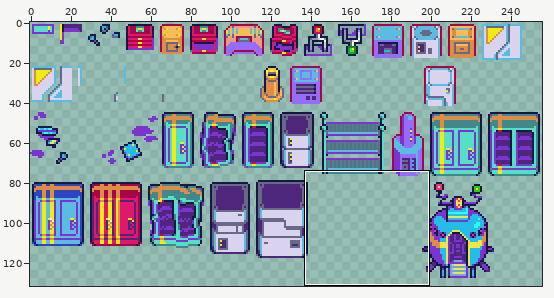
File history of a sprite sheet, Assets/Art Assets/Props/sheet_props.png. The first picture is a wide view before the edit; the outline marks the close-up.
Close-up. The starting point:
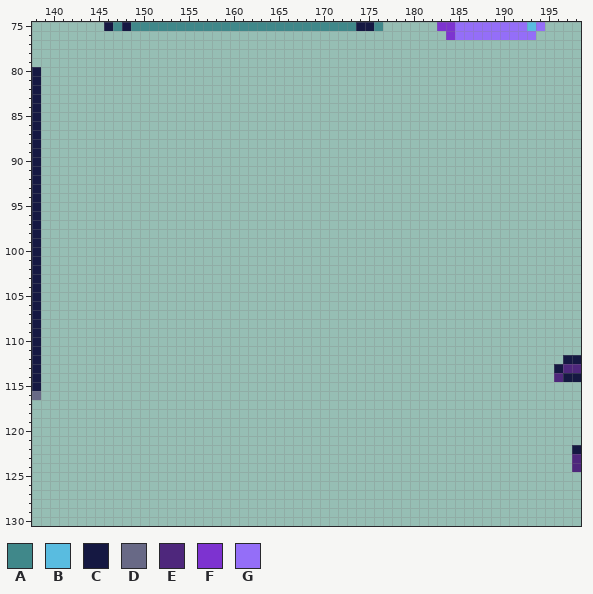
The file is 256x256 pixels. Colours within 5 levels of each other are drawn and written as one. Shown: x 138..198, y 75..130. The old version is drawn lined up with the new one. The wide view leaves out empty margins. The commit also changed other parts of the picture, which this record leaves out.
Palette (. is transparent): A #40888a  B #59bce0  C #151842  D #686986  E #4e277c  F #7d33d0  G #946ef8
Pixels before (only the part around the change), first column x 138:
 75 ........CACAAAAAAAAAAAAAAAAAAAAAAAAACCA......FFGGGGGGGGBG....
 76 ..............................................FGGGGGGGGG.....
 77 .............................................................
 78 .............................................................
 79 .............................................................
 80 C............................................................
 81 C............................................................
 82 C............................................................
 83 C............................................................
 84 C............................................................
 85 C............................................................
 86 C............................................................
 87 C............................................................
 88 C............................................................
 89 C............................................................
 90 C............................................................
 91 C............................................................
 92 C............................................................
 93 C............................................................
 94 C............................................................
 95 C............................................................
 96 C............................................................
 97 C............................................................
 98 C............................................................
 99 C............................................................
100 C............................................................
101 C............................................................
102 C............................................................
103 C............................................................
104 C............................................................
105 C............................................................
106 C............................................................
107 C............................................................
108 C............................................................
109 C............................................................
110 C............................................................
111 C............................................................
112 C..........................................................CC
113 C.........................................................CEE
114 C.........................................................ECC
115 C............................................................
116 D............................................................
117 .............................................................
118 .............................................................
119 .............................................................
120 .............................................................
121 .............................................................
122 ............................................................C
123 ............................................................E
124 ............................................................E
125 .............................................................
126 .............................................................
127 .............................................................
128 .............................................................
129 .............................................................
130 .............................................................
The result:
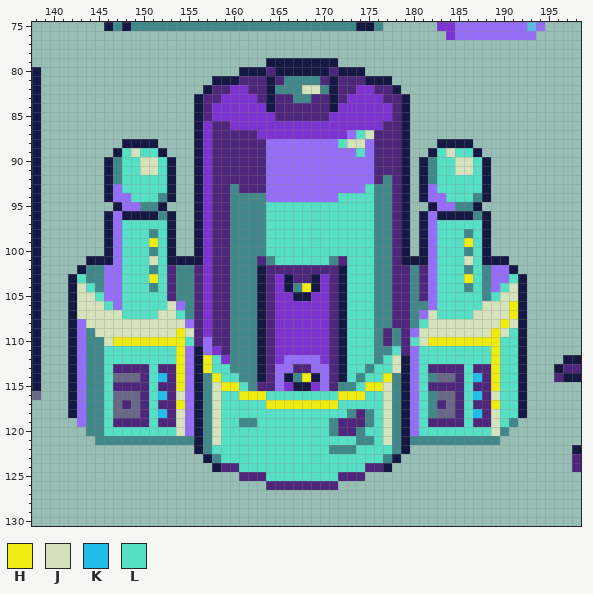
Colours new in this view: H #efec12  J #d4e3bb  K #23bde8  L #55e0c6
Edits made:
drawings rearranged on the sheet (the old picture shows each at its new place)
Changed rows in their new state; - is an unchanged pixel.
first column x 142:
 79 ----------------------CCCCCCCC---------------------
 80 -------------------CCCECCCCCCECCC------------------
 81 ----------------CCCEEECEAAAAECEEECCC---------------
 82 ---------------CEEFFEECAAAJJACEEFFEEC--------------
 83 --------------CEEFFFFECEEAAEECEFFFFEEC-------------
 84 --------------CEFFFFFFCEEEEEECFFFFFFEC-------------
 85 --------------CEFFFFFFFEEEEEEFFFFFFFEC-------------
 86 --------------CFEEFFFFFFFFFFFFFFFFFEEC-------------
 87 --------------CFEEEEEFFFFFFFFFFGLJEEEC-------------
 88 ------CCCC----CFEEEEEEGGGGGGGGLJJGEEEC---CCCC------
 89 -----CLJLLC---CFEEEEEEGGGGGGGGGGLGEEEC--CLJLLC-----
 90 ----CALLJJLC--CFEEEEEEGGGGGGGGGGGGEEEC-CALLJJLC----
 91 ----CALLJJLC--CFEEEEEEGGGGGGGGGGGGEEEC-CALLJJLC----
 92 ----CALLLLLC--CFEEEEEEGGGGGGGGGGGGEAEC-CALLLLLC----
 93 ----CGLLLLLC--CFEEAEEEGGGGGGGGGGGLAAEC-CGLLLLLC----
 94 ----CGGLLLAC--CFEEAAAAGGGGGGGGLLLLAAEC-CGGLLLAC----
 95 -----CGGAAC---CFEEAAAALLLLLLLLLLLLAAEC--CGGAAC-----
 96 ----CGCCCCAC--CFEEAAAALLLLLLLLLLLLAAEC-CGCCCCAC----
 97 ----CGLLLLLC--CFEEAAAALLLLLLLLLLLLAAEC-CGLLLLLC----
 98 ----CGLLLALC--CFEEAAAALLLLLLLLLLLLAAEC-CGLLLALC----
 99 ----CGLLLHLC--CFEEAAAALLLLLLLLLLLLAAEC-CGLLLHLC----
100 ----CGLLLALC--CFEEAAAALLLLLLLLLLLLAAEC-CGLLLALC----
101 --CCCGLLLJLCCCCFEEAAAEALLLLLLAELLLAAECCCGLLLJLCCC--
102 -CAAGGLLLALEAAEFEEAAACEEEEEEEECLLLAAEEAEGLLLALAGGC-
103 CLAAGGLLLHLEAAEFEEAAACEFCEECFECLLLAAEEAEGLLLHLAGGLC
104 CJLAGGLLLALEAAEFEEAAACEFCAHCFECLLLAAEEAEGLLLALAGLJC
105 CJJLGGLLLLLEAAEFEEAAACEFFCCFFECLLLAAEEAEGLLLLLALJJC
106 CJJJLGLLLLLJGAEFEEAAACEFFFFFFECLLLAAEEAAGLLLLLJJJHC
107 CJJJJJLLLLJJLAEFEEAAACEFFFFFFECLLLAAEEAGJLLLLJJJJHC
108 CGJJJJJJJJJJJGEFEEAAACEFFFFFFECLLLAAEEALJJJJJJJJHJC
109 CGAJJJJJJJJJHJEFEEAAACEFFFFFFECLLLAEAEGJJJJJJJJHJLC
110 CGAAJHHHHHHHHLEGEEAAACEFFFFFFECLLLAEAELJHHHHHHHHLLC
111 CGAALLLLLLLLHGCGFEAAACEFFFFFFECLLLAALEGLLLLLLLLHLLC
112 CGAALLLLLLLLHGCHLFAAACEFGGGGFECLLLALJCGLLLLLLLLHLLC
113 CGAALEEEELEEHGCHLLAAACEGGEEGGECLLALLJCGLEEEELEEHLLC
114 CGAALDDDELKEHGCAHLLAACEGCAHCGECLALLHACGLADDELKEHLLC
115 CGAALEEEELEEHGCAJHHLAEEGFCCFGEAALHHJACGLEEEELEEHLLC
116 CGAALDDDELKEJGCAJLLHHHLLLLLLLLHHHLLJACGLADDELKEJLLC
117 CGAALDEDELEEHGCAJLLLLLHHHHHHHHLLLLLJACGLAEDELEEHLLC
118 CGAALDDDELKEJGCAJLLLLLLLLLLLLLLAEALJACGLADDELKEJLLC
119 -GAALEEEELEEJGCAJLLAALLLLLLLLAEEEALJACGLEEEELEEJLA-
120 --AALLLLLLLLJGCAJLLLLLLLLLLLLAEEALLJACGLLLLLLLLJA--
121 ---AAAAAAAAAAACAJLLLLLLLLLLLLLLLAALJACAAAAAAAAAA---
122 --------------CALLLLLLLLLLLLLAAALLLLAC-------------
123 ---------------CALLLLLLLLLLLLLLLLLLAC--------------
124 ----------------CEELLLLLLLLLLLLLLEEC---------------
125 -------------------EEELLLLLLLLEEE------------------
126 ----------------------EEEEEEEE---------------------
Boxes around the changes in both close-ups, in picture pixels (x1, y1, x2, y2):
added: (68, 58, 527, 490)
